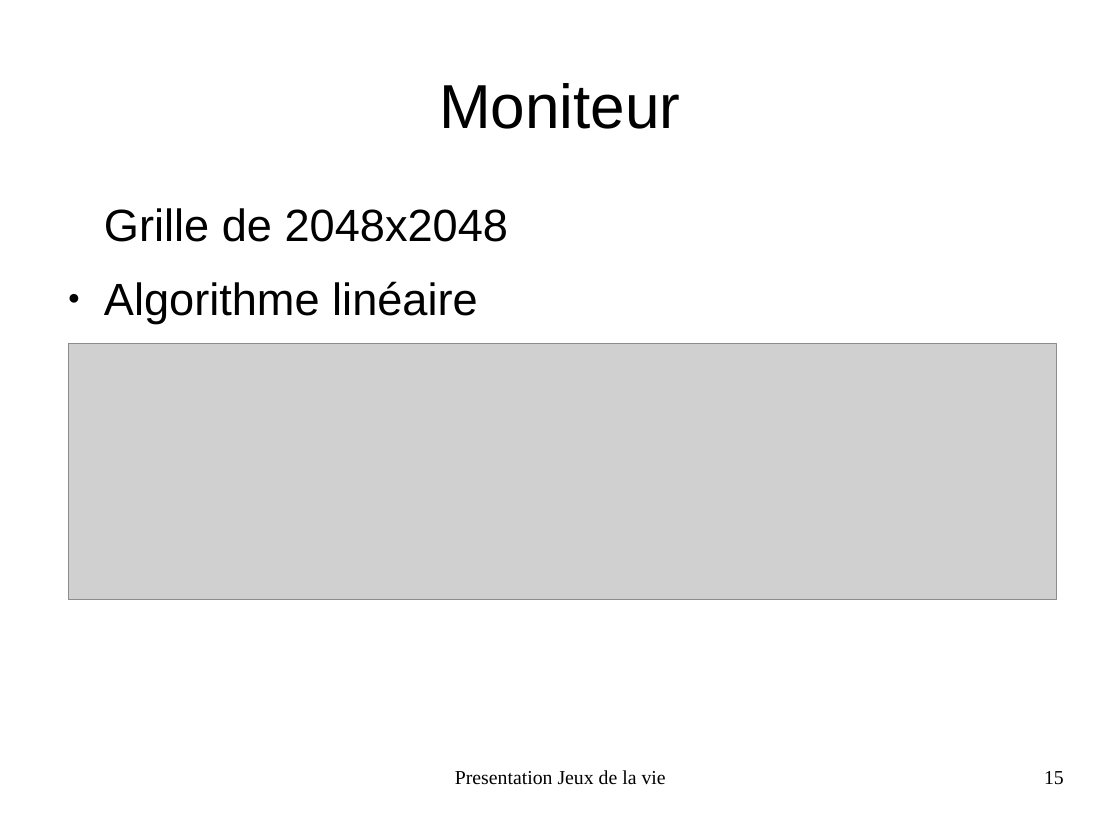
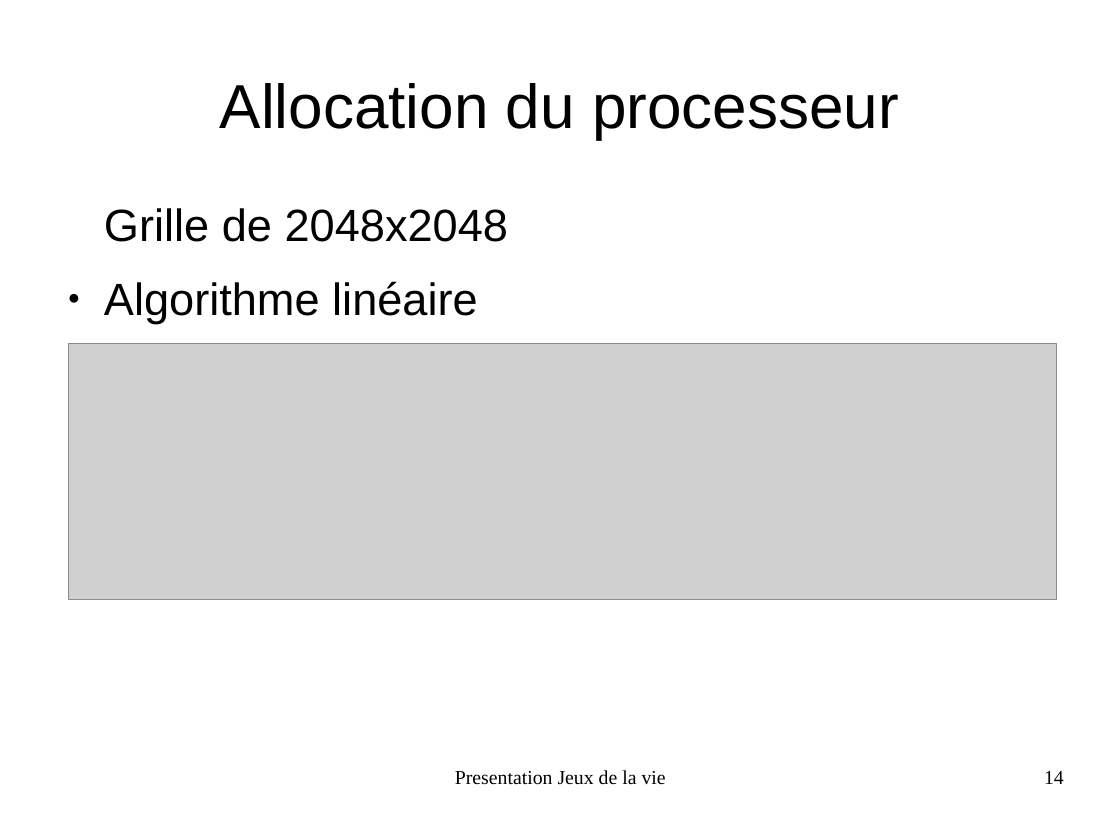
Before and after one commit to FabienInspiron/lifegame, a slide deck: slide 14 of Rapport/Presentation.odp (slide 15 before the commit). Drawn at 1120x840 pixels with LibreOffice and Linux fonts; fonts in the diff are those of the drawing; grey boxes stand for pictures. Boxes give left, top, right and bottom in pixels: in the first picture for what was removed or moved away, otherwise in the second. Text is boxed around its words. In the diff, an @@ line names an element or a change of style, - is before the commit and + after.

```diff
--- a/Rapport/Presentation.odp
+++ b/Rapport/Presentation.odp
@@ title at (220, 83, 899, 139): text changed @@
-Moniteur
+Allocation du processeur
@@ page number at (1044, 771, 1064, 784): text changed @@
-15
+14
```
Also in this commit, not shown: 9 other slides changed, 1 slide removed, 1 other file.
